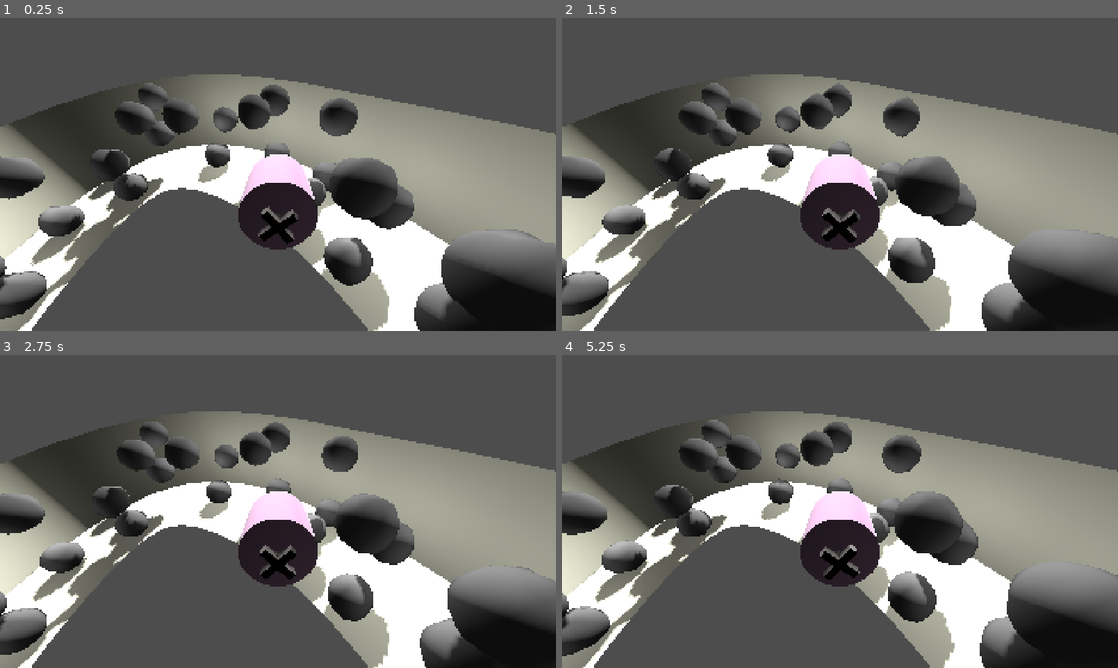
Above: before the commit, frames 1-4 (two rows, left to right).
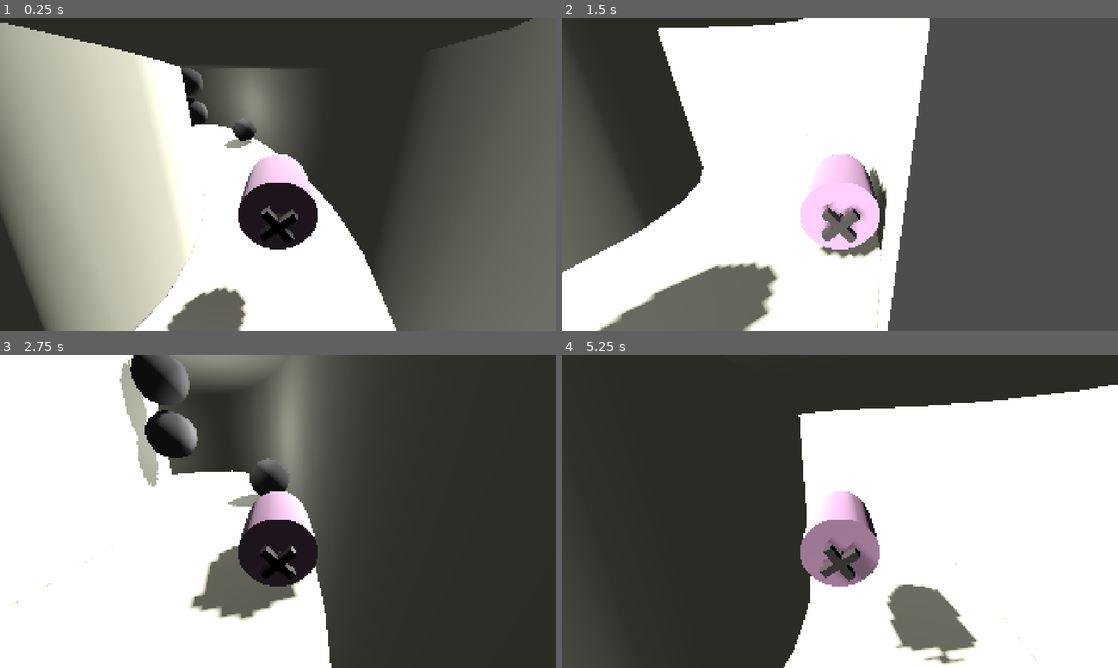
Above: after the commit, the same moments.

Repository: yunusey/submarine-runner
Game: Godot game, scene res://Main.tscn
Same seed, same stepped clock (60 frames per second), same inputs: the game is played once before the commit and once after it.
Inputs (mouse positions are in pixels of both pictures, inside the frame that each line leads up to):
- Up to frame 1 (0.25 s): no input
- Up to frame 2 (1.5 s): hold D (move_right) 0.53-1.28 s; hold S (move_down) from 1.28 s (still down)
- Up to frame 3 (2.75 s): release S (move_down) at 2.03 s; hold D (move_right) from 2.03 s (still down)
- Up to frame 4 (5.25 s): release D (move_right) at 2.78 s; hold W (move_up) 2.78-3.5 s; click (840, 536) at 3.5 s, where only the run after the commit has a clickable "Play"; hold A (move_left) from 4.28 s (still down)

The runs differ from the first frame. In frame 1, 81% of the frame differs, in the area x 0-100%, y 0-100%; in frame 2, 76%; in frame 3, 83%; in frame 4, 89%.

Commit message:
Update player script so that it follows the curve

Diff:
--- a/Main.tscn
+++ b/Main.tscn
@@ -8,6 +8,14 @@
 volumetric_fog_enabled = true
 volumetric_fog_albedo = Color(0, 0.53592616, 0.89911026, 1)
 volumetric_fog_emission = Color(0.30311507, 0.6391897, 0.7404267, 1)
+
+[sub_resource type="Curve3D" id="Curve3D_r0du0"]
+closed = true
+_data = {
+"points": PackedVector3Array(-3.0210924, -0.19027019, 2.3916755, 3.0210924, 0.19027019, -2.3916755, 3.8859353, -0.2292881, 4.1708584, 0, 0, 0, 0, 0, 0, 2.7198515, 0.70833087, -2.3915167, 1.8016796, 2.8459148, -6.813511, -1.8016796, -2.8459148, 6.813511, -5.422901, -0.34753895, -1.9304416),
+"tilts": PackedFloat32Array(0, 0, 0)
+}
+point_count = 3
 
 [node name="Main" type="Node3D" unique_id=1983085931]
 script = ExtResource("1_r0du0")
@@ -23,9 +31,9 @@
 [node name="Map" parent="." unique_id=2060229778 instance=ExtResource("1_uu6xs")]
 
 [node name="Player" parent="." unique_id=1329401847 instance=ExtResource("1_glv2v")]
-transform = Transform3D(1, 0, 0, 0, 1, 0, 0, 0, 1, 1.5, 1.5, 0)
+curve = SubResource("Curve3D_r0du0")
 
-[node name="Camera3D" type="Camera3D" parent="Player" unique_id=596314887]
+[node name="Camera3D" type="Camera3D" parent="Player" unique_id=713930482]
 transform = Transform3D(1, 0, 0, 0, 0.92069334, 0.39028683, 0, -0.39028683, 0.92069334, 0, 1.1704329, 2.4597282)
 
 [connection signal="died" from="Player" to="." method="_on_player_died"]
--- a/Map/Map.gd
+++ b/Map/Map.gd
@@ -11,7 +11,7 @@
     set(new_padding_length):
         padding_length = new_padding_length
         update_map()
-@export_range(0, 9) var num_obstacles: int = 3:
+@export_range(0, 9) var num_obstacles: int = 4:
     set(new_num_obstacles):
         num_obstacles = new_num_obstacles
         update_map()
--- a/Map/Map.tscn
+++ b/Map/Map.tscn
@@ -5,6 +5,9 @@
 
 [node name="Map" type="Node3D" unique_id=2060229778]
 script = ExtResource("1_2623n")
+segment_length = 8.32
+padding_length = 10.0
+num_obstacles = 3
 
 [node name="Tunnel" parent="." unique_id=243275246 instance=ExtResource("1_7s3fs")]
 
--- a/Player/Player.gd
+++ b/Player/Player.gd
@@ -3,34 +3,47 @@
 @export var fan_rotation_speed: float = 2.0
 @export var player_speed: float = 10.0
 @export var player_sensitivity: float = 5.0
+@export var curve: Curve3D
 
 signal died
 
+var local_position: Vector2 = Vector2.ZERO
+var progress: float = 0
 
 func _ready() -> void:
-    velocity.z = -player_speed
-
+    pass
 
 func _physics_process(delta: float) -> void:
-    var input_dir := Input.get_vector("move_left", "move_right", "move_up", "move_down")
-    var direction := (transform.basis * Vector3(input_dir.x, -input_dir.y, 0)).normalized()
-    if direction:
-        velocity.x = direction.x * player_sensitivity
-        velocity.y = direction.y * player_sensitivity
+    var input_dir := Input.get_vector("move_left", "move_right", "move_down", "move_up").normalized()
+
+    var local_velocity: Vector2
+    if input_dir:
+        local_velocity.x = input_dir.x * player_sensitivity
+        local_velocity.y = input_dir.y * player_sensitivity
     else:
-        velocity.x = move_toward(velocity.x, 0, player_sensitivity)
-        velocity.y = move_toward(velocity.y, 0, player_sensitivity)
+        local_velocity.x = move_toward(velocity.x, 0, player_sensitivity)
+        local_velocity.y = move_toward(velocity.y, 0, player_sensitivity)
 
-    #move_and_slide()
-    for i in range(get_slide_collision_count()):
-        var collision = get_slide_collision(i)
-        _on_collision(collision)
+    local_position = (local_position + local_velocity * delta).clamp(
+        Vector2(-1, -1),
+        Vector2(1, 1)
+    )
+    progress = fmod(progress + delta * player_speed, curve.get_baked_length())
+    var curve_transform = curve.sample_baked_with_rotation(progress)
+    rotation = curve_transform.basis.get_euler()
+
+    var current_position = position
+    var target_position = curve_transform * Vector3(local_position.x, local_position.y, 0)
+    var motion = target_position - current_position
+
+    var collision = move_and_collide(motion)
+    _on_collision(collision)
 
 
 # NOTE: To make sure that died is emitted one time--to avoid race conditions
 var is_dead: bool = false
 func _on_collision(collision: KinematicCollision3D):
-    if is_dead:
+    if is_dead or not collision:
         return
 
     var collider: Node = collision.get_collider() as Node
